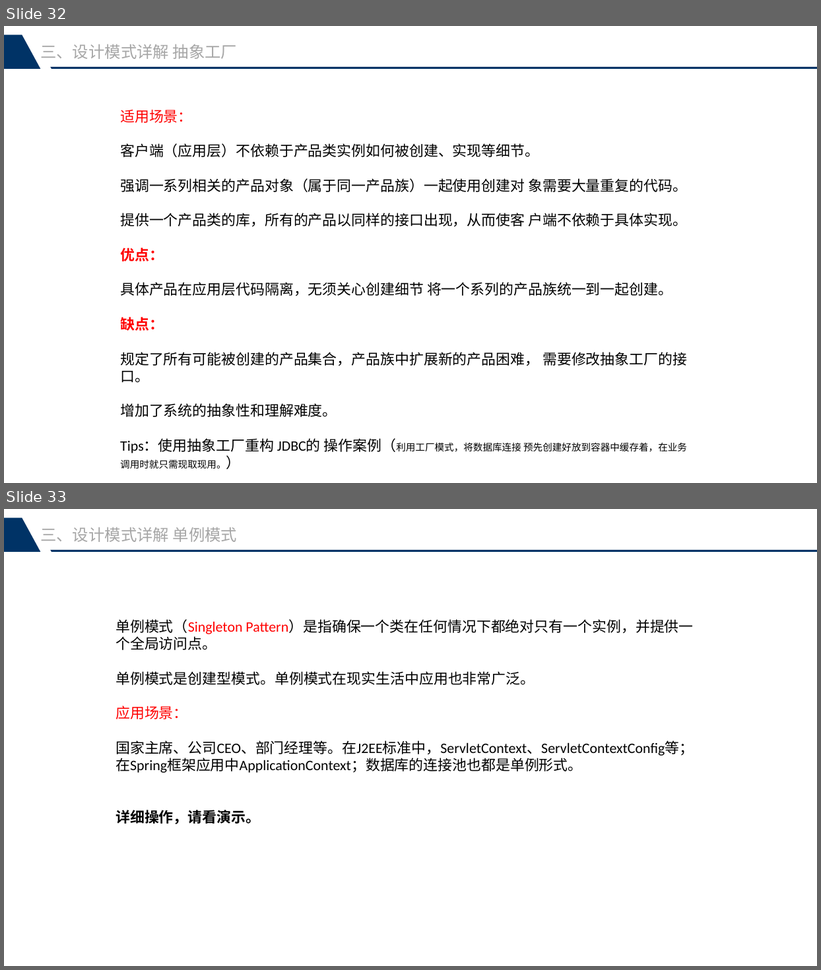
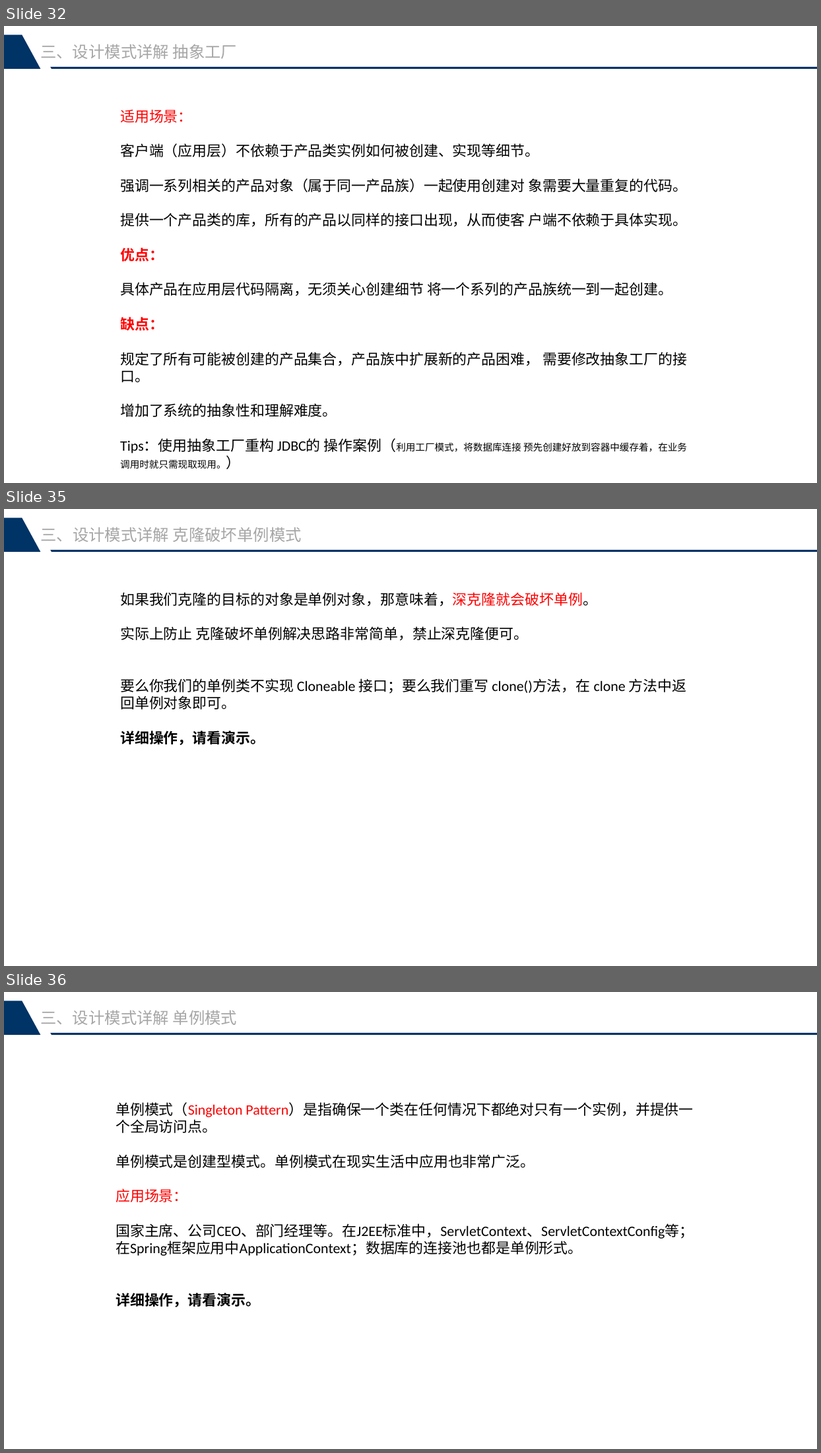
Before and after one commit to harrypottry/pattern, a slide deck: src/main/ppt/张继源-设计模式-20210511.pptx. Shown one above the other, each under a label of ours: slides 32 and 33 before the commit, slides 32, 35 and 36 after it; the slides between them are not shown. The pictures are 821x970 and 821x1453 pixels, drawn with LibreOffice and Linux fonts; fonts in the diff are those of the drawing. Boxes give left, top, right and bottom in pixels: in the first picture for what was removed or moved away, otherwise in the second. Text is boxed around its words. In the diff, an @@ line names an element or a change of style, - is before the commit and + after.

Commit message:
原型模式ppt

```diff
--- a/src/main/ppt/张继源-设计模式-20210511.pptx
+++ b/src/main/ppt/张继源-设计模式-20210511.pptx
@@ slide 35 added at [4, 509, 817, 966], background #FFFFFF @@
@@ freeform shape added at [4, 518, 40, 552], fill #003366 @@
@@ text added at [40, 527, 302, 542], 20 pt, text #A6A6A6 @@
+三、设计模式详解 克隆破坏单例模式
@@ freeform shape added at [50, 550, 817, 552], fill #003366 @@
@@ text added at [120, 592, 687, 745], 18 pt, text #000000 @@
+如果我们克隆的目标的对象是单例对象，那意味着，深克隆就会破坏单例。
+实际上防止 克隆破坏单例解决思路非常简单，禁止深克隆便可。
+要么你我们的单例类不实现 Cloneable 接口；要么我们重写 clone()方法，在 clone 方法中返回单例对象即可。
+详细操作，请看演示。
@@ what was slide 33 is now slide 36 @@
```
Also in this commit, not shown: 2 other slides added.
